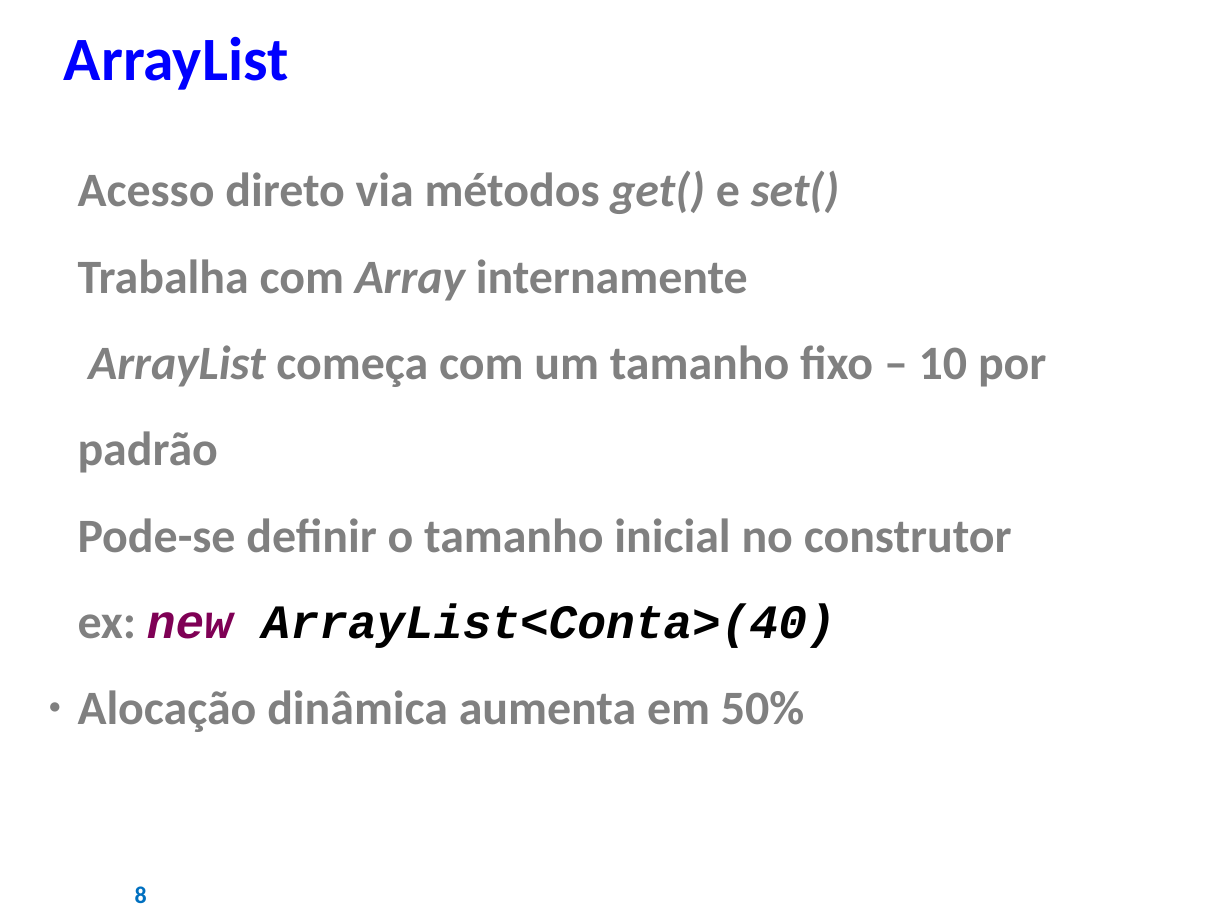
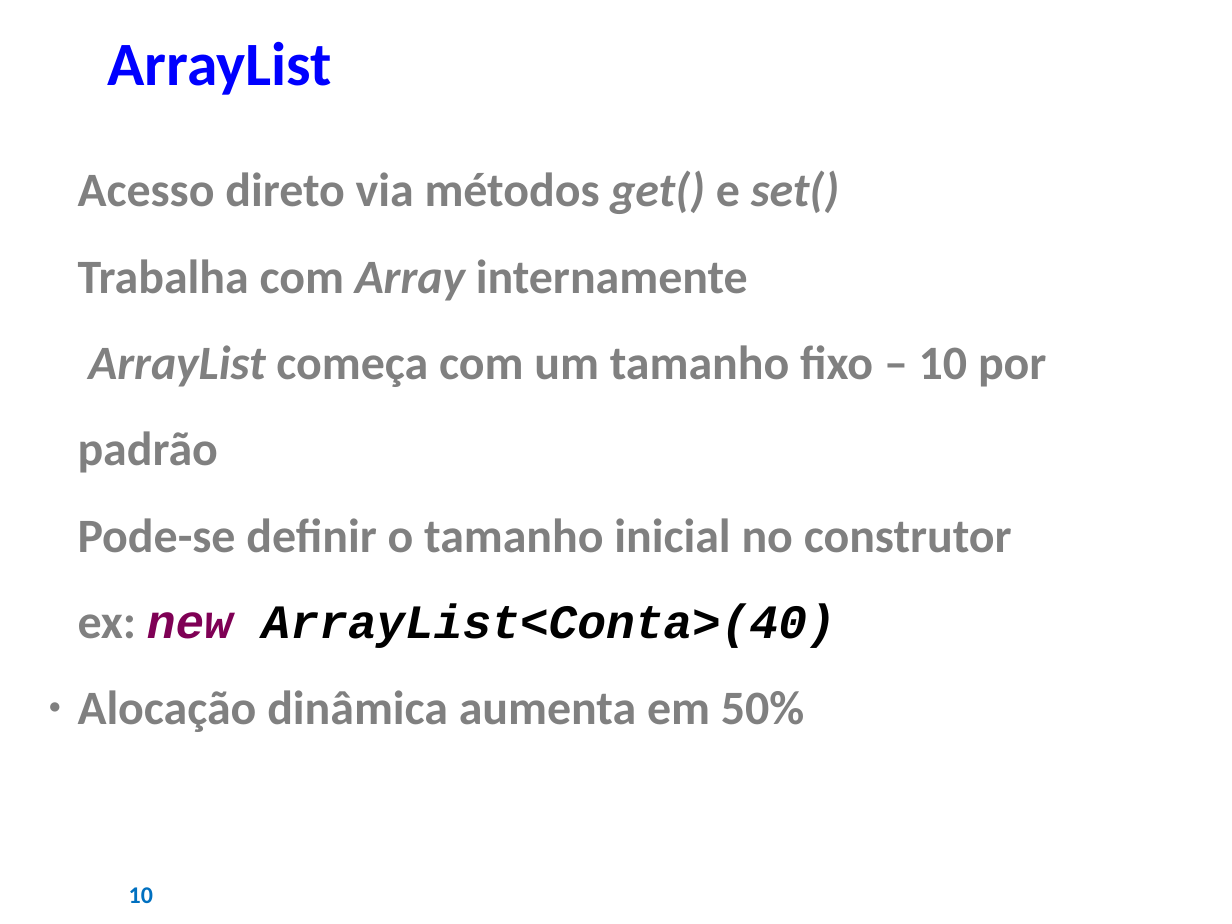
Before and after one commit to AJKFreitas/collections-learning, a slide deck: slide 10 of Estudos - Collections Framework.pptx (slide 8 before the commit). Drawn at 1232x924 pixels with LibreOffice and Linux fonts; fonts in the diff are those of the drawing; background and template pictures are left out. Boxes give left, top, right and bottom in pixels: in the first picture for what was removed or moved away, otherwise in the second. Text is boxed around its words. In the diff, an @@ line names an element or a change of style, - is before the commit and + after.

```diff
--- a/Estudos - Collections Framework.pptx
+++ b/Estudos - Collections Framework.pptx
@@ text "ArrayList": place and size @@
-text "ArrayList" at <box>64,36,288,90</box>
+text "ArrayList" at <box>108,41,332,95</box>
@@ page number at <box>129,887,153,903</box>: text changed @@
-8
+10
```
Also in this commit, not shown: 29 other slides changed, 8 slides added, 3 slides removed, 1 other file.
